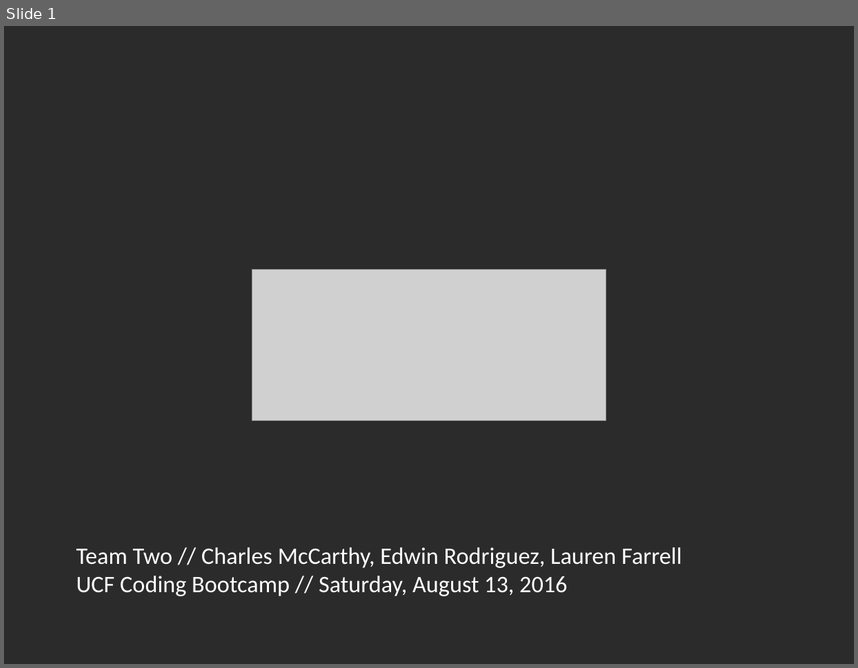
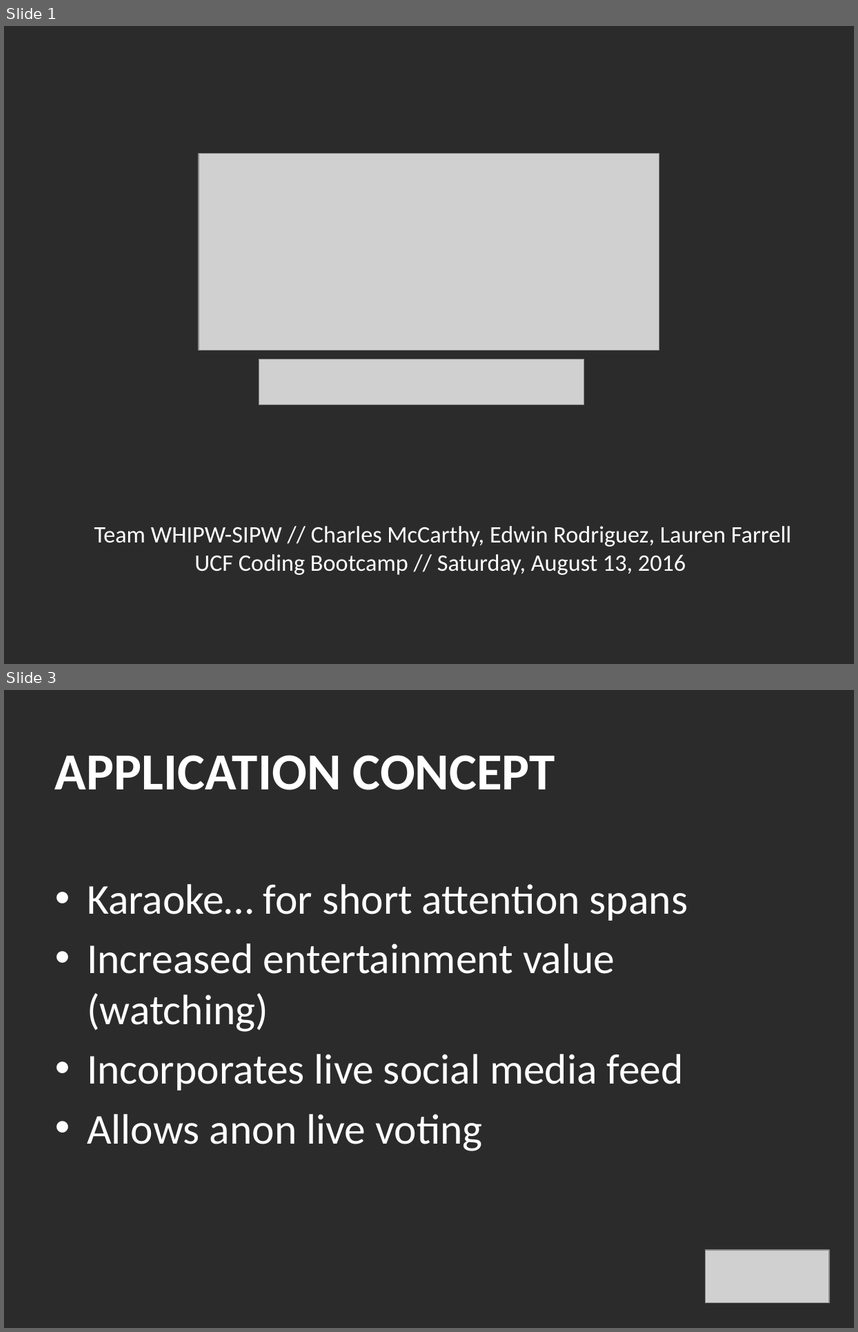
Before and after one commit to MrEdwinRodriguez/projectone, a slide deck: karaoke-roulette.pptx. Shown one above the other, each under a label of ours: slide 1 before the commit, slides 1 and 3 after it; the slides between them are not shown. The pictures are 858x668 and 858x1332 pixels, drawn with LibreOffice and Linux fonts; fonts in the diff are those of the drawing; grey boxes stand for pictures; background and template pictures are left out; a plain dark background stands for a picture behind light text. Boxes give left, top, right and bottom in pixels: in the first picture for what was removed or moved away, otherwise in the second. Text is boxed around its words. In the diff, an @@ line names an element or a change of style, - is before the commit and + after.

```diff
--- a/karaoke-roulette.pptx
+++ b/karaoke-roulette.pptx
@@ slide 3 added at (4,690,854,1328), background picture (left out) @@
@@ title added at (55,755,555,790), 44 pt, text #FFFFFF, bold @@
+APPLICATION CONCEPT
@@ text added at (87,884,688,1151), 36 pt, text #FFFFFF @@
+• Karaoke… for short attention spans
+• Increased entertainment value (watching)
+• Incorporates live social media feed
+• Allows anon live voting
@@ picture added at (705,1250,829,1302) @@
@@ slide 1 changed as well @@
@@ picture: place and size @@
-picture at (252,269,606,419)
+picture at (199,154,660,350)
@@ picture added at (259,359,584,404) @@
@@ text "Team WHIPW-SIPW // Charles McCarthy, ...": place and size @@
-text "Team WHIPW-SIPW // Charles McCarthy, ..." at (76,547,682,596)
+text "Team WHIPW-SIPW // Charles McCarthy, ..." at (94,526,791,575)
@@ text at (94,526,791,546): text changed @@
-Team Two // Charles McCarthy, Edwin Rodriguez, Lauren Farrell
+Team WHIPW-SIPW // Charles McCarthy, Edwin Rodriguez, Lauren Farrell
@@ text at (194,554,686,575): alignment left to centre @@
```
Also in this commit, not shown: 8 other slides added, 5 other files.
